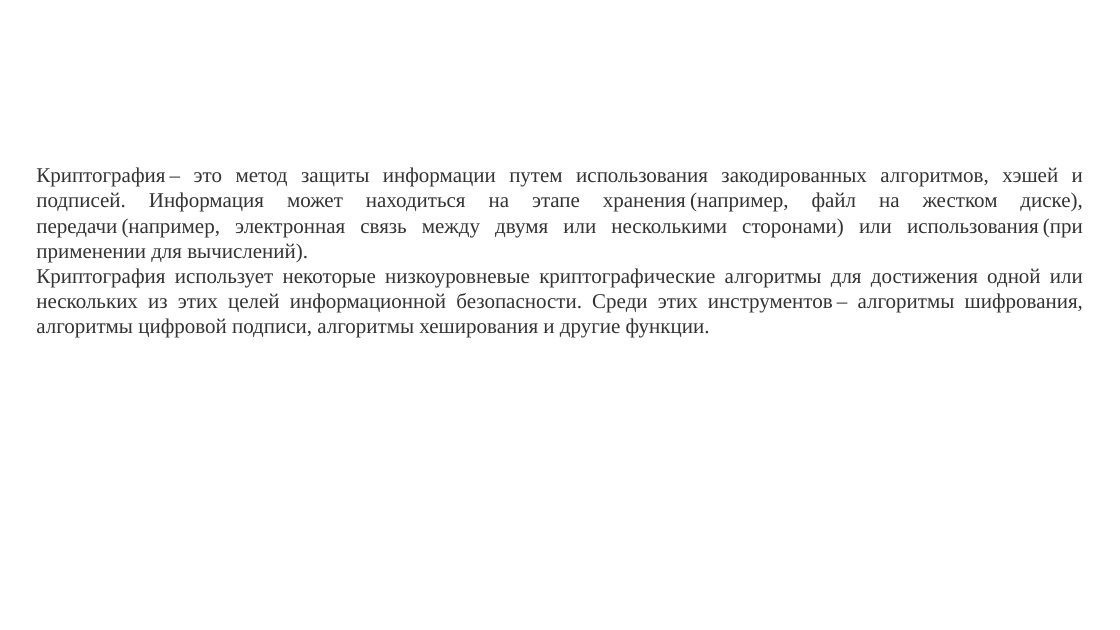
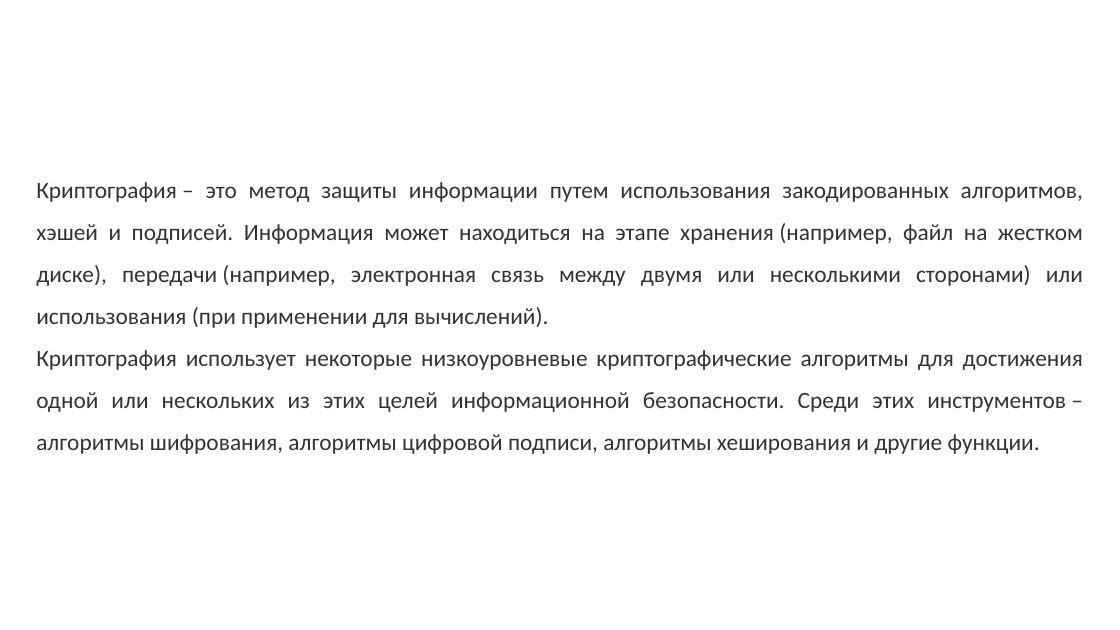
Before and after one commit to rad1anttt/diplom-_-, a slide deck: slide 7 of rad1anttt презентация.pptx (slide 6 before the commit). Drawn at 1120x630 pixels with LibreOffice and Linux fonts; fonts in the diff are those of the drawing; background and template pictures are left out. Boxes give left, top, right and bottom in pixels: in the first picture for what was removed or moved away, otherwise in the second. Text is boxed around its words. In the diff, an @@ line names an element or a change of style, - is before the commit and + after.

```diff
--- a/rad1anttt презентация.pptx
+++ b/rad1anttt презентация.pptx
@@ text "Криптография – это метод защиты ..." at [36,182,1083,454]: size 18 to 20 pt, font Times New Roman to Calibri; line spacing 1 to 1.5 @@
```
Also in this commit, not shown: 16 other slides changed, 7 slides added, 2 slides removed, 1 other file.
